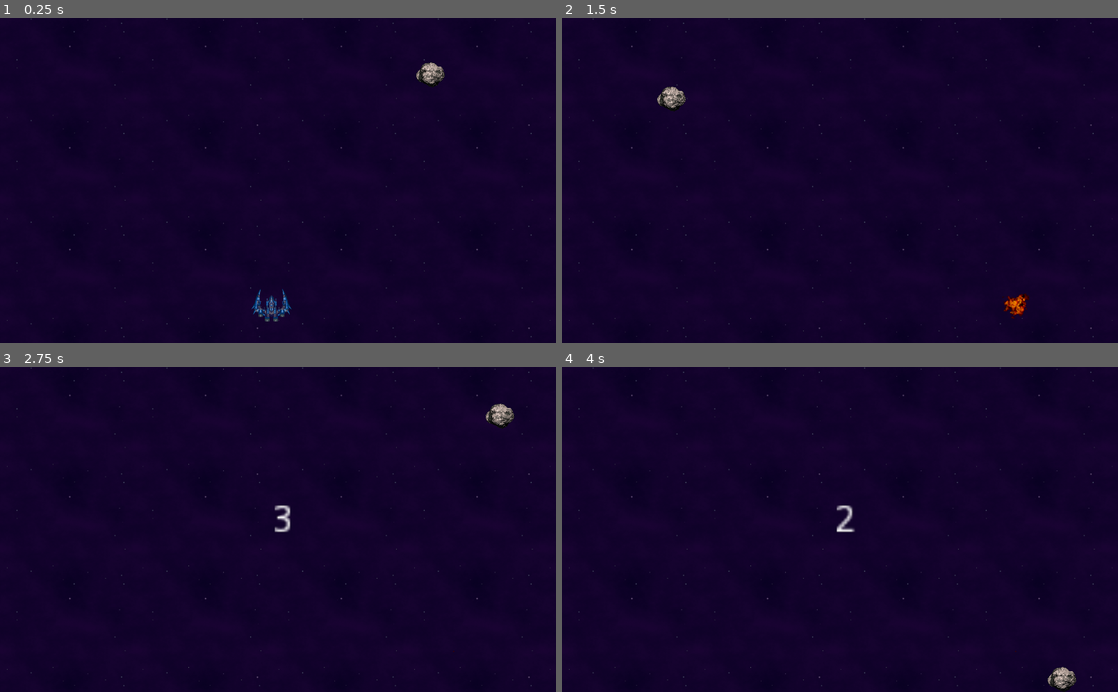
Above: before the commit, frames 1-4 (two rows, left to right).
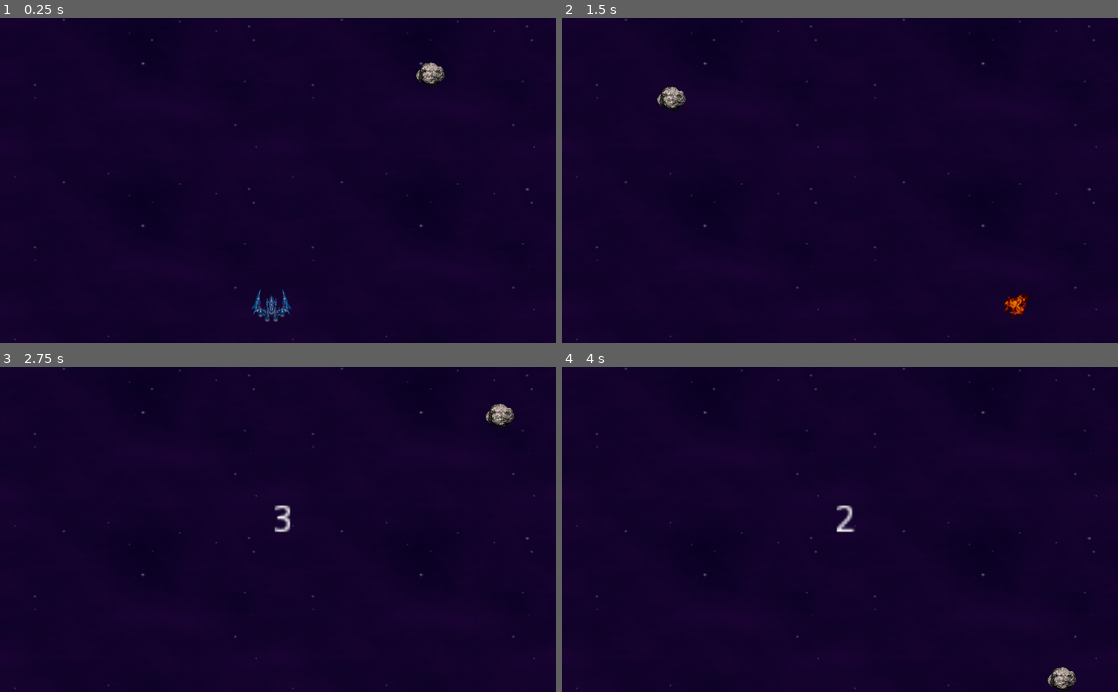
Above: after the commit, the same moments.

Repository: tolgasnet/space-shooter-gogot-2d
Game: Godot game, scene res://shooter.tscn
Two runs of this game, one before a commit and one after it. Both use one fixed random seed, a clock stepped at 60 frames per second and the inputs below.
Inputs:
- Up to frame 1 (0.25 s): no input
- Up to frame 2 (1.5 s): hold Right (ui_right) 0.53-1.28 s; tap Space (ui_select) at 0.77 s; hold Down (ui_down) from 1.28 s (still down)
- Up to frame 3 (2.75 s): tap Space (ui_select) at 1.52 s; release Down (ui_down) at 2.03 s; hold Right (ui_right) from 2.03 s (still down)
- Up to frame 4 (4 s): release Right (ui_right) at 2.78 s; hold Up (ui_up) 2.78-3.53 s; tap Space (ui_select) at 3.02, 3.77 s; hold Left (ui_left) from 3.53 s (still down)

The runs differ from the first frame. In frame 1, 0.2% of the frame differs, in the area x 1-99%, y 0-100%; in frame 2, 0.2%; in frame 3, 0.2%; in frame 4, 0.2%.

Commit message:
Scale background image

Diff:
--- a/shooter.tscn
+++ b/shooter.tscn
@@ -114,7 +114,8 @@
 margin_right = 1024.0
 margin_bottom = 600.0
 texture = ExtResource( 5 )
-stretch_mode = 2
+expand = true
+stretch_mode = 1
 __meta__ = {
 "_edit_use_anchors_": false
 }
Not shown, added: favicon.png.import
Not shown, added: index.png.import
